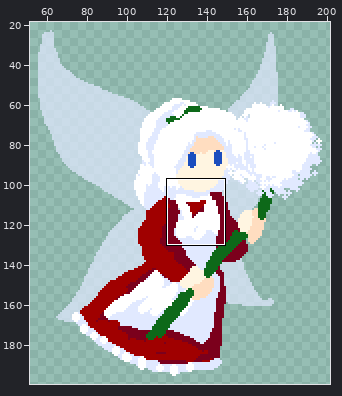
Pixel-art file, stored at assets/img/fairy_dandelion.ase. The picture above shows the old version from afar; the outline marks the close-up.
Close-up. Earlier state:
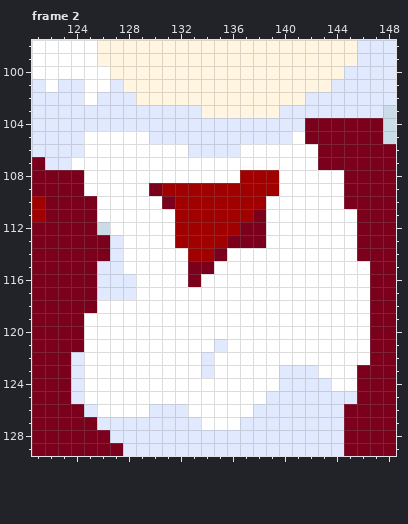
256x256 pixels, 2 frames. Shown: frame 2: x 121..148, y 98..129. The wide view leaves out empty margins.
Once edited:
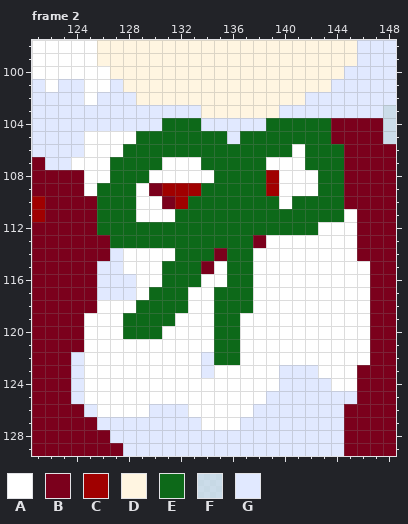
Palette (. is transparent): A #ffffff  B #7b001c  C #a00000  D #fff5e1  E #0d6919  F #e1e9ffb3  G #e1e9ff
Changes in this commit:
{"where": "frame 2, layer \"Layer 2\""}
{"frame":2,"y":104,"x":131,"old":"GGG","new":"EEE"}
{"frame":2,"y":104,"x":139,"old":"GGGBB","new":"EEEEE"}
{"frame":2,"y":105,"x":129,"old":"AGGGGGG","new":"EEEEEEE"}
{"frame":2,"y":105,"x":137,"old":"GGGGABB","new":"EEEEEEE"}
{"frame":2,"y":106,"x":128,"old":"AAAAAGGGGAAAA","new":"EEEEEEEEEEEEE"}
{"frame":2,"y":106,"x":142,"old":"ABB","new":"EEE"}
{"frame":2,"y":107,"x":127,"old":"AAAA","new":"EEEE"}
{"frame":2,"y":107,"x":134,"old":"AAAAA","new":"EEEEE"}
{"frame":2,"y":107,"x":142,"old":"ABB","new":"EEE"}
{"frame":2,"y":108,"x":127,"old":"AAA","new":"EEE"}
{"frame":2,"y":108,"x":135,"old":"AACC","new":"EEEE"}
{"frame":2,"y":108,"x":143,"old":"AA","new":"EE"}
{"frame":2,"y":109,"x":126,"old":"AAA","new":"EEE"}
{"frame":2,"y":109,"x":134,"old":"CCCCC","new":"EEEEE"}
{"frame":2,"y":109,"x":143,"old":"AA","new":"EE"}
{"frame":2,"y":110,"x":126,"old":"AAA","new":"EEE"}
{"frame":2,"y":110,"x":133,"old":"CCCCCCA","new":"EEEEEEE"}
{"frame":2,"y":110,"x":141,"old":"AAAA","new":"EEEE"}
{"frame":2,"y":111,"x":126,"old":"AAA","new":"EEE"}
{"frame":2,"y":111,"x":132,"old":"CCCCCCBAAAAAA","new":"EEEEEEEEEEEEE"}
{"frame":2,"y":112,"x":126,"old":"FAAAAACCCCCBBAAAA","new":"EEEEEEEEEEEEEEEEE"}
{"frame":2,"y":113,"x":127,"old":"GAAAACCCCBB","new":"EEEEEEEEEEE"}
{"frame":2,"y":114,"x":132,"old":"ACC","new":"EEE"}
{"frame":2,"y":114,"x":136,"old":"AA","new":"EE"}
{"frame":2,"y":115,"x":131,"old":"AAB","new":"EEE"}
{"frame":2,"y":115,"x":136,"old":"AA","new":"EE"}
{"frame":2,"y":116,"x":131,"old":"AAB","new":"EEE"}
{"frame":2,"y":116,"x":136,"old":"AA","new":"EE"}
{"frame":2,"y":117,"x":130,"old":"AAA","new":"EEE"}
{"frame":2,"y":117,"x":135,"old":"AAA","new":"EEE"}
{"frame":2,"y":118,"x":129,"old":"AAAA","new":"EEEE"}
{"frame":2,"y":118,"x":135,"old":"AAA","new":"EEE"}
{"frame":2,"y":119,"x":128,"old":"AAAA","new":"EEEE"}
{"frame":2,"y":119,"x":135,"old":"AA","new":"EE"}
{"frame":2,"y":120,"x":128,"old":"AAA","new":"EEE"}
{"frame":2,"y":120,"x":135,"old":"AA","new":"EE"}
{"frame":2,"y":121,"x":135,"old":"GA","new":"EE"}
{"frame":2,"y":122,"x":135,"old":"AA","new":"EE"}
